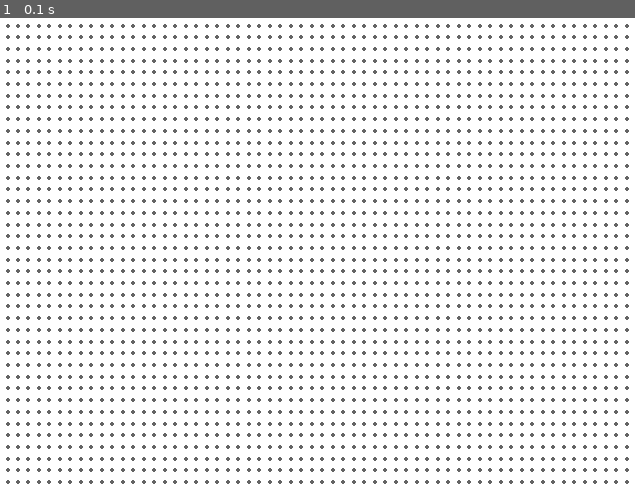
Above: before the commit, frame 1.
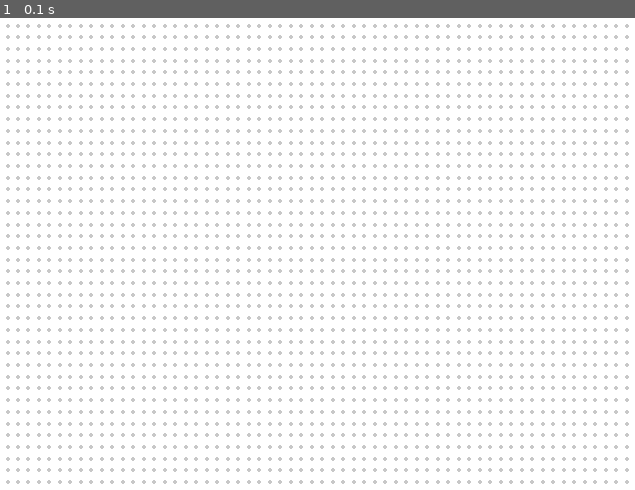
Above: after the commit, the same moment.

Repository: Woolly223/PyGameLights
Game: pygame game, started from Visualizer.py
Same seed, same stepped clock (60 frames per second), same inputs: the game is played once before the commit and once after it.
Inputs:
- Up to frame 1 (0.1 s): no input

The runs differ from the first frame. In frame 1, 9.6% of the frame differs, in the area x 0-100%, y 1-99%.

Commit message:
Finalized Matrix Class and Visualizer

Diff:
--- a/Matrix.py
+++ b/Matrix.py
@@ -3,9 +3,11 @@
 class Matrix:
 
     def __init__(self):
+        from Visualizer import screen
         self.width = 60
         self.height = 40
         self.matrix = []
+        self.screen = screen
         self.create_matrix()
         print("Mat Initialized!")
 
@@ -13,13 +15,23 @@
         for row in range(self.height):
             new_row = []
             for col in range(self.width):
-                new_row.append((100,100,100))
+                new_row.append((200,200,200))
             self.matrix.append(new_row)
 
+    def set_pixel_color(self, pos, color):
+        col = pos[0]
+        row = pos[1]
+        self.matrix[row][col] = color
+
     def draw_whole_matrix(self):
-        from Visualizer import screen
         for row in range(self.height):
             for col in range(self.width):
                 print(f"({col},{row})")
                 circle_center = (10 + col * 640 / 61, 10 + row * 480 / 41)
-                pygame.draw.circle(screen, self.matrix[row][col], circle_center, 2)
+                pygame.draw.circle(self.screen, self.matrix[row][col], circle_center, 2)
+
+    def draw_pixel(self, pos):
+        col = pos[0]
+        row = pos[1]
+        circle_center = (10 + col * 640 / 61, 10 + row * 480 / 41)
+        pygame.draw.circle(self.screen, self.matrix[row][col], circle_center, 2)
--- a/Visualizer.py
+++ b/Visualizer.py
@@ -27,6 +27,8 @@
 
 # Start the main loop
 running = True
+matrix.draw_whole_matrix()
+
 while running:
     # Handle events (e.g. quit button pressed)
     for event in pygame.event.get():
@@ -34,13 +36,12 @@
             running = False
 
     # Draw objects on the screen (e.g. shapes, images, text)
-    matrix.draw_whole_matrix()
 
     # Update the display
     pygame.display.update()
 
     #Setting FPS
-    clock.tick(60)
+    clock.tick(100)
 
 # Quit Pygame
 pygame.quit()
